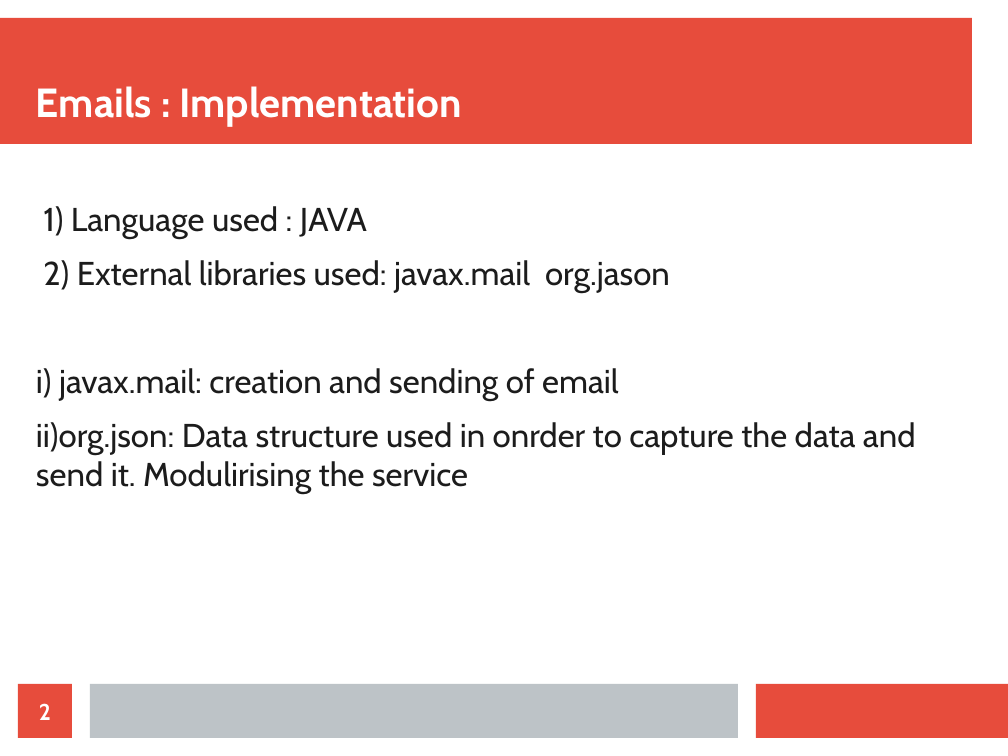
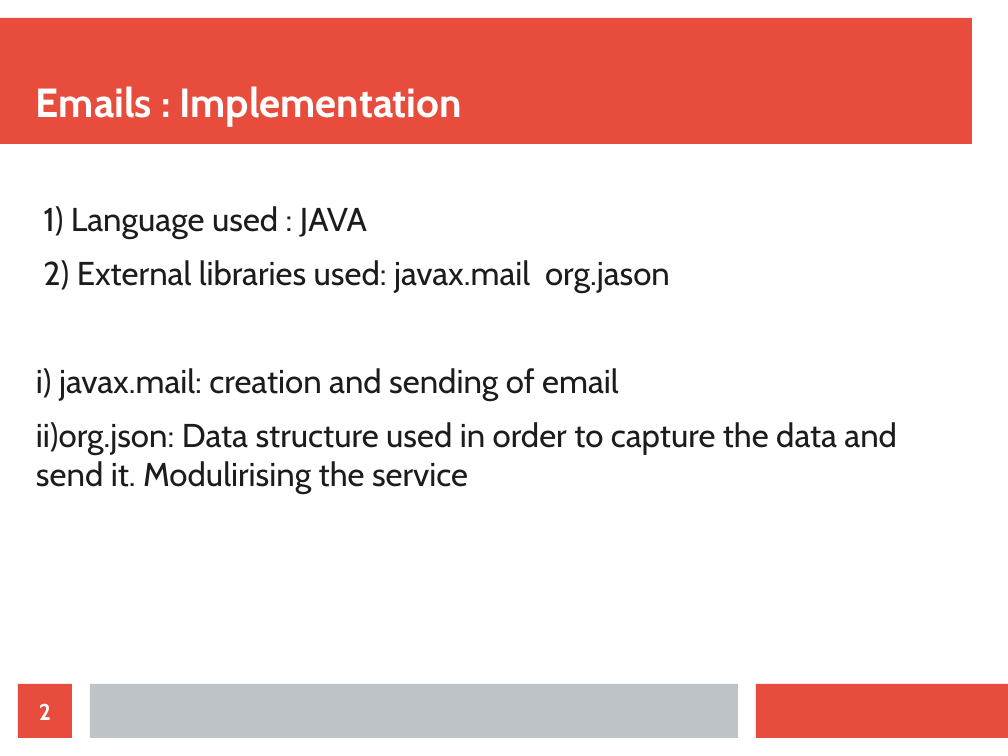
Before and after one commit to TNSelahle/Mouthpiece, a slide deck: slide 2 of Notifications/COS301_Omega_Notifications_Demo2.odp. Drawn at 1008x756 pixels with LibreOffice and Linux fonts; fonts in the diff are those of the drawing. Boxes give left, top, right and bottom in pixels: in the first picture for what was removed or moved away, otherwise in the second. Text is boxed around its words. In the diff, an @@ line names an element or a change of style, - is before the commit and + after.

```diff
--- a/Notifications/COS301_Omega_Notifications_Demo2.odp
+++ b/Notifications/COS301_Omega_Notifications_Demo2.odp
@@ subtitle at bbox=[36, 422, 897, 494]: text changed @@
-ii)org.json: Data structure used in onrder to capture the data and send it. Modulirising the service
+ii)org.json: Data structure used in order to capture the data and send it. Modulirising the service
```
Also in this commit, not shown: 4 other slides changed, 2 slides added.
